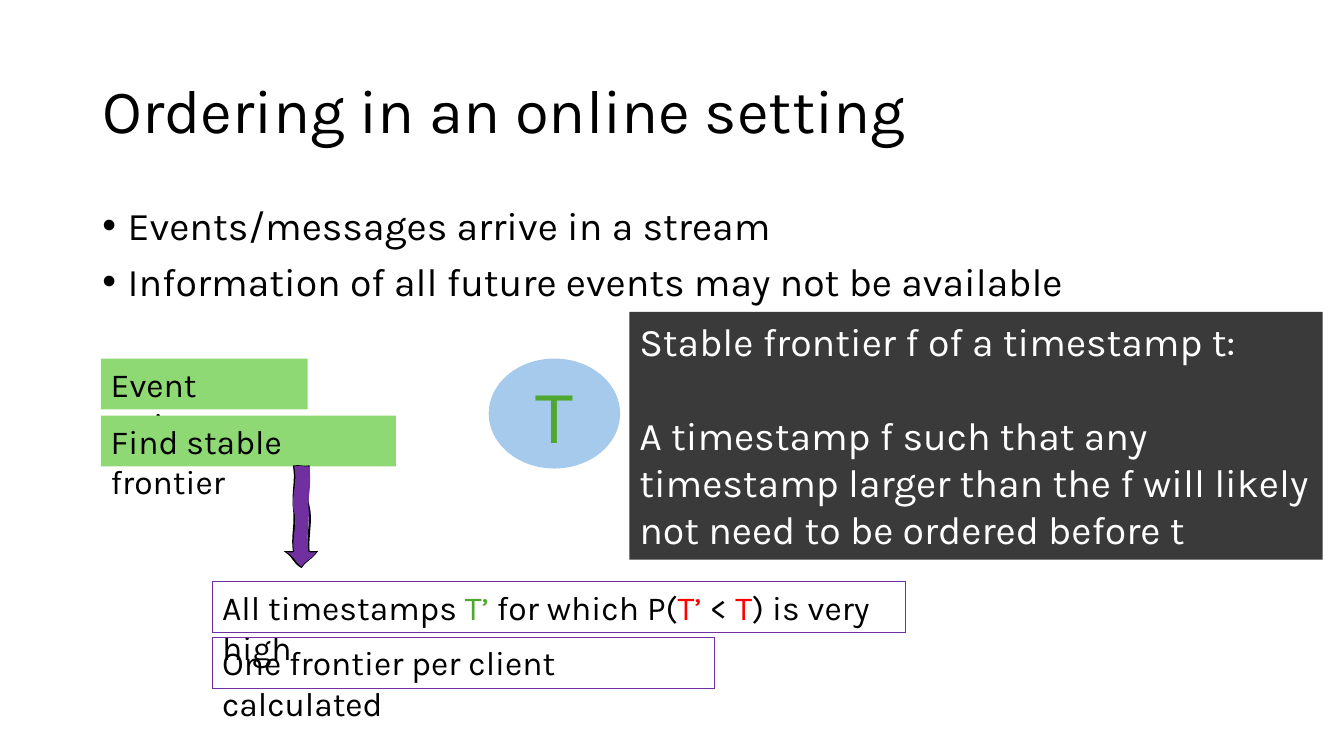
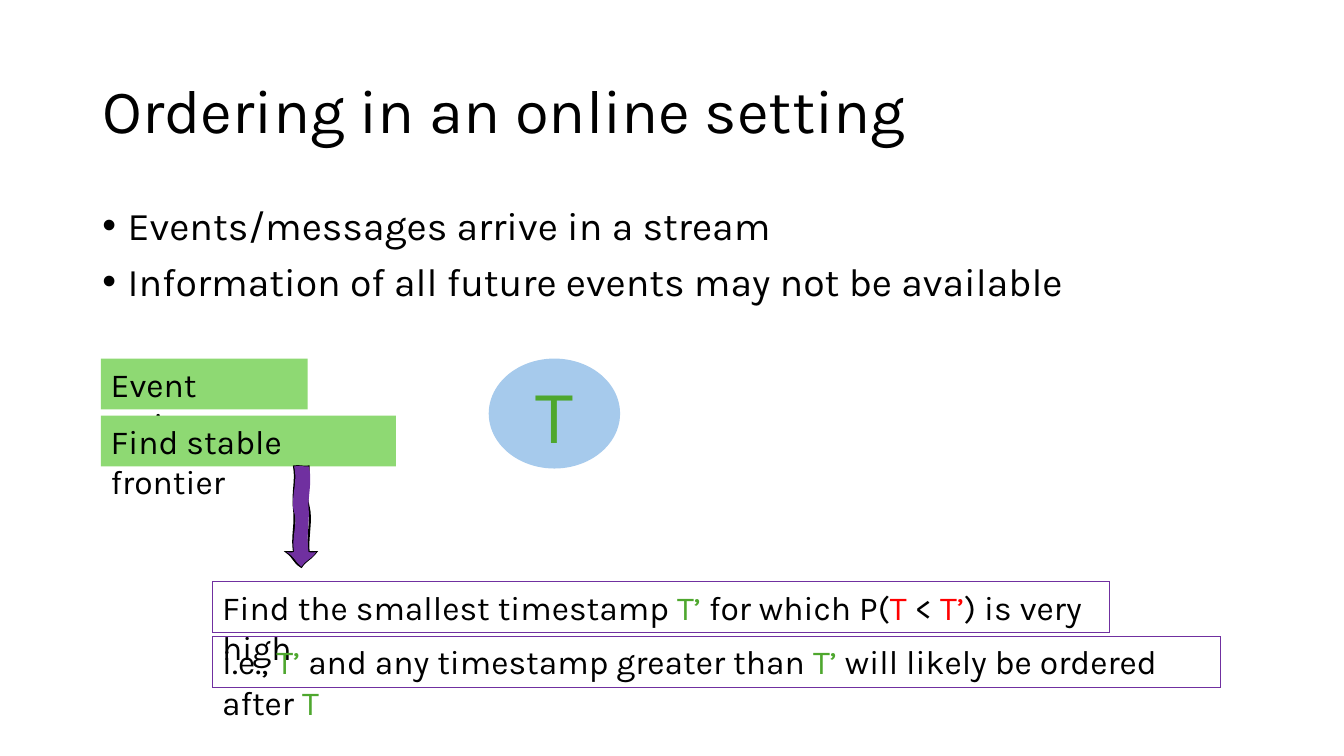
Before and after one commit to HaseebLUMS/Onyx-Presentation, a slide deck: slide 159 of thesis-latency-fairness.pptx (slide 158 before the commit). Drawn at 1344x756 pixels with LibreOffice and Linux fonts; fonts in the diff are those of the drawing. Boxes give left, top, right and bottom in pixels: in the first picture for what was removed or moved away, otherwise in the second. Text is boxed around its words. In the diff, an @@ line names an element or a change of style, - is before the commit and + after.

Commit message:
updated presentation

```diff
--- a/thesis-latency-fairness.pptx
+++ b/thesis-latency-fairness.pptx
@@ rectangle removed at [629,312,1323,560] @@
-Stable frontier f of a timestamp t:
-A timestamp f such that any timestamp larger than the f will likely not need to be ordered before t
@@ rectangle "Find the smallest timestamp T’ ...": place and size @@
-rectangle "Find the smallest timestamp T’ ..." at [212,582,905,632]
+rectangle "Find the smallest timestamp T’ ..." at [212,582,1109,632]
@@ text in rectangle at [222,595,1082,629]: text changed @@
-All timestamps T’ for which P(T’ < T) is very high
+Find the smallest timestamp T’ for which P(T < T’) is very high
@@ rectangle removed at [212,637,714,688] @@
-One frontier per client calculated
@@ rectangle added at [212,636,1220,687], outline #7030A0 0.75 pt, 24 pt, text #000000 @@
+i.e., T’ and any timestamp greater than T’ will likely be ordered after T
```
Also in this commit, not shown: 7 other slides changed, 1 slide added.
